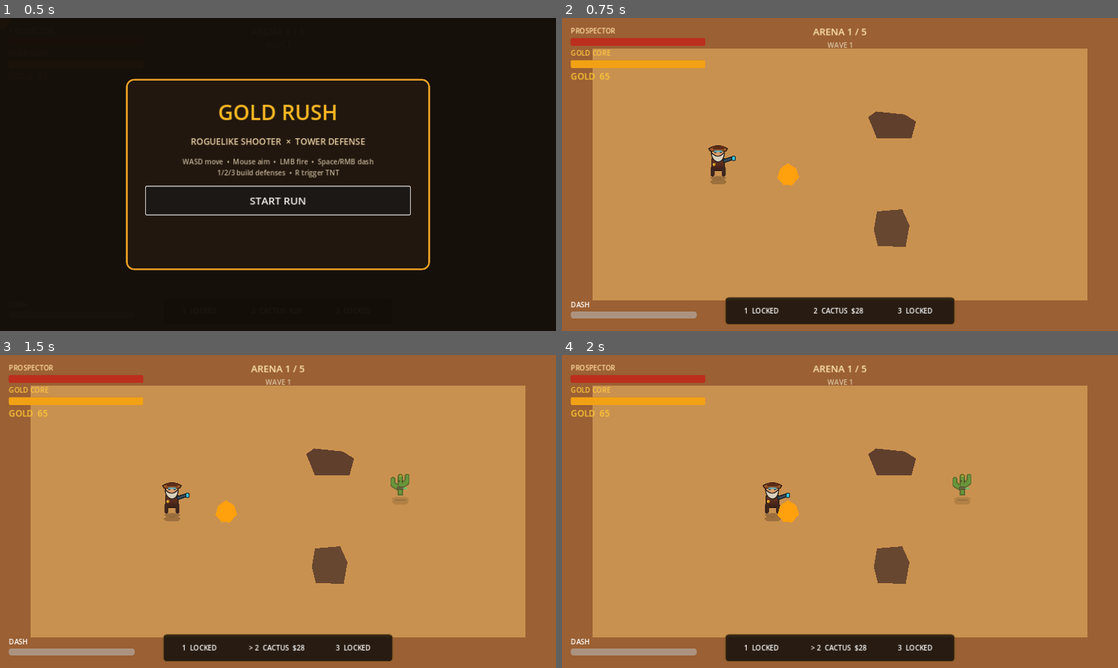
Above: before the commit, frames 1-4 (two rows, left to right).
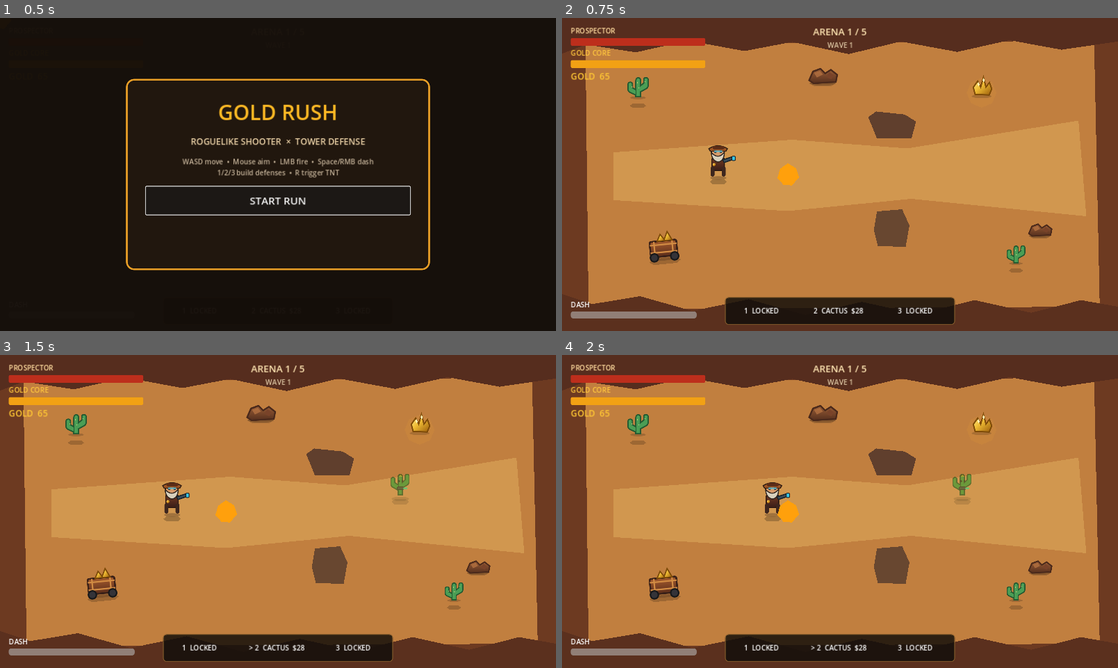
Above: after the commit, the same moments.

Repository: motomotoo1997-art/monster-quest
Game: Godot game, scene res://scenes/main/Main.tscn
Two runs of this game, one before a commit and one after it. Both use one fixed random seed, a clock stepped at 60 frames per second and the inputs below.
Inputs (mouse positions are in pixels of both pictures, inside the frame that each line leads up to):
- Up to frame 1 (0.5 s): no input
- Up to frame 2 (0.75 s): click "START RUN" at 0.5 s
- Up to frame 3 (1.5 s): tap Enter at 1.25 s; move the mouse to (400, 495) at 1.27 s; hold D (move_right) from 1.28 s (still down); tap E (ability_e) at 1.35 s
- Up to frame 4 (2 s): keep holding D (move_right)

Frame 1 is identical in both runs. In frame 2, 26% of the frame differs, in the area x 0-100%, y 0-100%; in frame 3, 26%; in frame 4, 26%.

Commit message:
art: give arena 1 layered canyon environment

Diff:
--- a/gold-rush-roguelike/scenes/arenas/Arena01.tscn
+++ b/gold-rush-roguelike/scenes/arenas/Arena01.tscn
@@ -1,4 +1,9 @@
-[gd_scene load_steps=4 format=3]
+[gd_scene load_steps=8 format=3]
+
+[ext_resource type="PackedScene" path="res://scenes/environment/CactusProp.tscn" id="1_cactus"]
+[ext_resource type="PackedScene" path="res://scenes/environment/RockClusterProp.tscn" id="2_rocks"]
+[ext_resource type="PackedScene" path="res://scenes/environment/MineCartProp.tscn" id="3_cart"]
+[ext_resource type="PackedScene" path="res://scenes/environment/GoldVeinProp.tscn" id="4_gold"]
 
 [sub_resource type="RectangleShape2D" id="BuildShape"]
 size = Vector2(1120, 560)
@@ -13,14 +18,29 @@
 y_sort_enabled = true
 
 [node name="Ground" type="Polygon2D" parent="."]
-z_index = -20
+z_index = -30
 polygon = PackedVector2Array(0, 0, 1280, 0, 1280, 720, 0, 720)
-color = Color(0.61, 0.38, 0.2, 1)
+color = Color(0.43, 0.23, 0.13, 1)
 
-[node name="InnerSand" type="Polygon2D" parent="."]
-z_index = -19
-polygon = PackedVector2Array(70, 70, 1210, 70, 1210, 650, 70, 650)
-color = Color(0.79, 0.57, 0.31, 1)
+[node name="CanyonFloor" type="Polygon2D" parent="."]
+z_index = -29
+polygon = PackedVector2Array(54, 62, 1225, 52, 1238, 664, 61, 670)
+color = Color(0.76, 0.50, 0.25, 1)
+
+[node name="DustPath" type="Polygon2D" parent="."]
+z_index = -28
+polygon = PackedVector2Array(118, 309, 530, 280, 795, 300, 1189, 236, 1207, 456, 804, 416, 520, 444, 118, 419)
+color = Color(0.87, 0.67, 0.36, 0.56)
+
+[node name="CanyonNorth" type="Polygon2D" parent="."]
+z_index = -27
+polygon = PackedVector2Array(0,0,1280,0,1280,54,1150,73,1030,51,910,78,780,54,660,83,530,55,420,76,290,52,170,79,55,61,0,82)
+color = Color(0.34, 0.18, 0.12, 1)
+
+[node name="CanyonSouth" type="Polygon2D" parent="."]
+z_index = -27
+polygon = PackedVector2Array(0,635,70,658,180,640,300,674,430,647,560,683,690,653,820,681,950,649,1080,678,1195,649,1280,664,1280,720,0,720)
+color = Color(0.36, 0.19, 0.12, 1)
 
 [node name="BuildZone" type="Area2D" parent="." groups=["build_zone"]]
 position = Vector2(640, 360)
@@ -70,3 +90,27 @@
 
 [node name="CollisionShape2D" type="CollisionShape2D" parent="RockB"]
 shape = SubResource("RockShape2")
+
+[node name="CactusNW" parent="." instance=ExtResource("1_cactus")]
+position = Vector2(175, 178)
+scale = Vector2(0.82, 0.82)
+
+[node name="CactusSouth" parent="." instance=ExtResource("1_cactus")]
+position = Vector2(1045, 560)
+scale = Vector2(0.72, 0.72)
+
+[node name="RocksNorth" parent="." instance=ExtResource("2_rocks")]
+position = Vector2(600, 130)
+scale = Vector2(0.88, 0.88)
+
+[node name="RocksEast" parent="." instance=ExtResource("2_rocks")]
+position = Vector2(1100, 485)
+scale = Vector2(0.72, 0.72)
+
+[node name="MineCart" parent="." instance=ExtResource("3_cart")]
+position = Vector2(235, 535)
+rotation = -0.10
+
+[node name="GoldVein" parent="." instance=ExtResource("4_gold")]
+position = Vector2(966, 165)
+scale = Vector2(0.78, 0.78)
